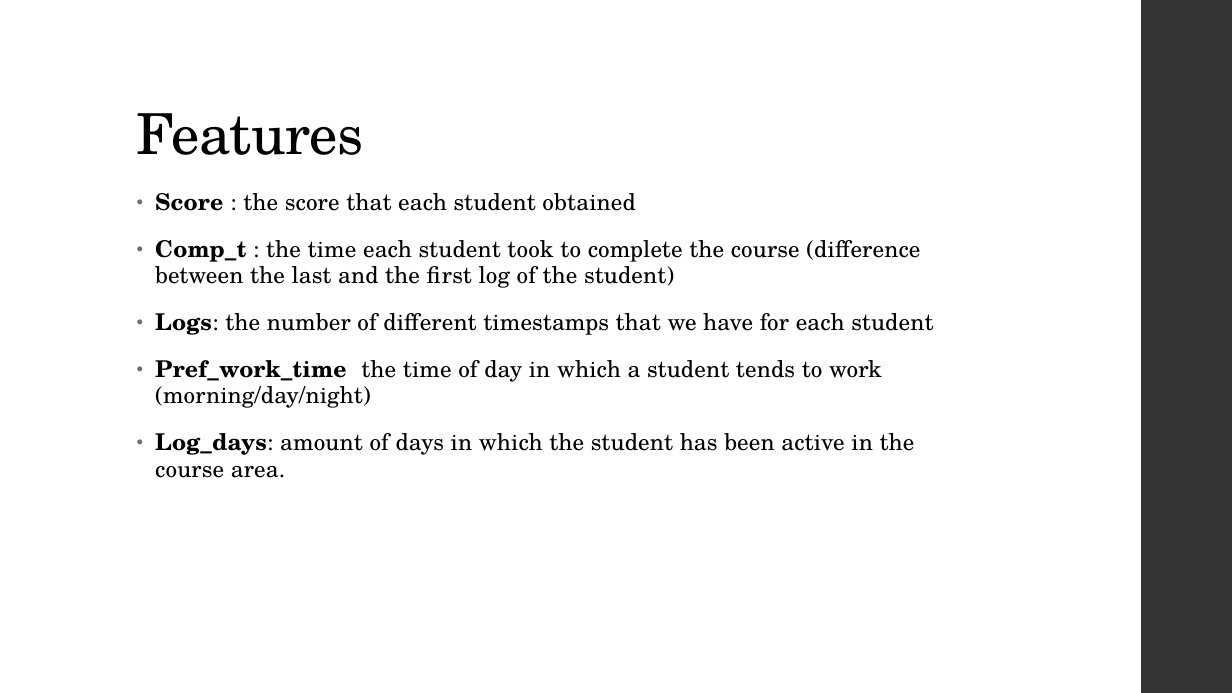
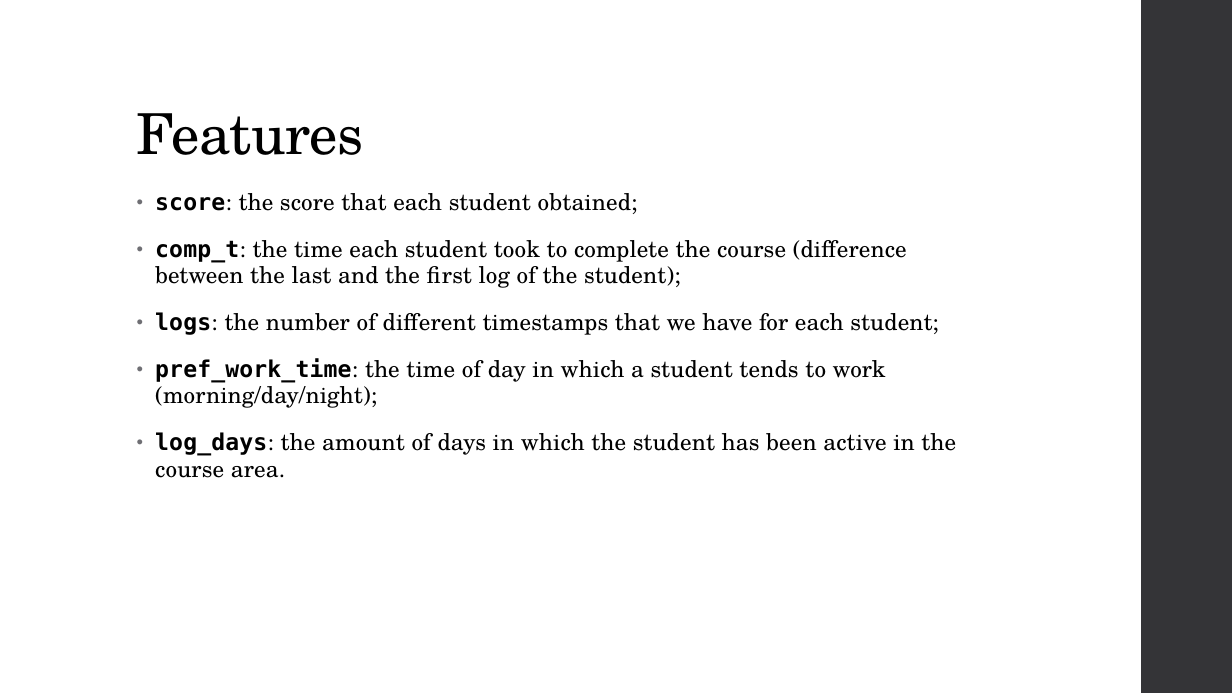
Before and after one commit to fskgiulia/JYUEF01, a slide deck: slide 4 of edm-project.pptx. Drawn at 1232x693 pixels with LibreOffice and Linux fonts; fonts in the diff are those of the drawing. Boxes give left, top, right and bottom in pixels: in the first picture for what was removed or moved away, otherwise in the second. Text is boxed around its words. In the diff, an @@ line names an element or a change of style, - is before the commit and + after.

Commit message:
updated presentation

```diff
--- a/edm-project.pptx
+++ b/edm-project.pptx
@@ text at (155, 193, 956, 478): text changed @@
-• Score : the score that each student obtained
-• Comp_t : the time each student took to complete the course (difference between the last and the first log of the student)
-• Logs: the number of different timestamps that we have for each student
-• Pref_work_time the time of day in which a student tends to work (morning/day/night)
-• Log_days: amount of days in which the student has been active in the course area.
+• score: the score that each student obtained;
+• comp_t: the time each student took to complete the course (difference between the last and the first log of the student);
+• logs: the number of different timestamps that we have for each student;
+• pref_work_time: the time of day in which a student tends to work (morning/day/night);
+• log_days: the amount of days in which the student has been active in the course area.
```
Also in this commit, not shown: 5 other slides changed, 1 slide removed.
